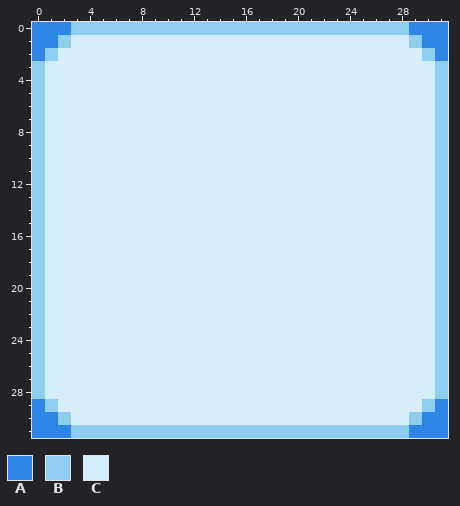
One commit to this pixel-art file: Artwork/skybox.aseprite. The picture above was drawn from the file before the commit.
32x32 pixels, 1 frame.
Palette (. is transparent): A #2d85e5  B #8dcef1  C #d6edfa
New version:
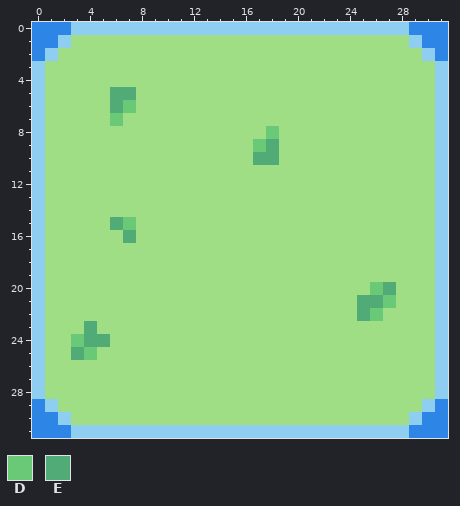
Colours new in this view: D #69c976  E #50ab76
What changed:
layer "Layer 1 Copy" added
colour C: #d6edfa -> #a0de85
Layer "Layer 1 Copy":
y 5: x 6..7 CC -> EE
y 6: x 6..7 CC -> ED
y 7: x 6 C -> D
y 8: x 18 C -> D
y 9: x 17..18 CC -> DE
y 10: x 17..18 CC -> EE
y 15: x 6..7 CC -> ED
y 16: x 7 C -> E
y 20: x 26..27 CC -> DE
y 21: x 25..27 CCC -> EED
y 22: x 25..26 CC -> ED
y 23: x 4 C -> E
y 24: x 3..5 CCC -> DEE
y 25: x 3..4 CC -> ED
